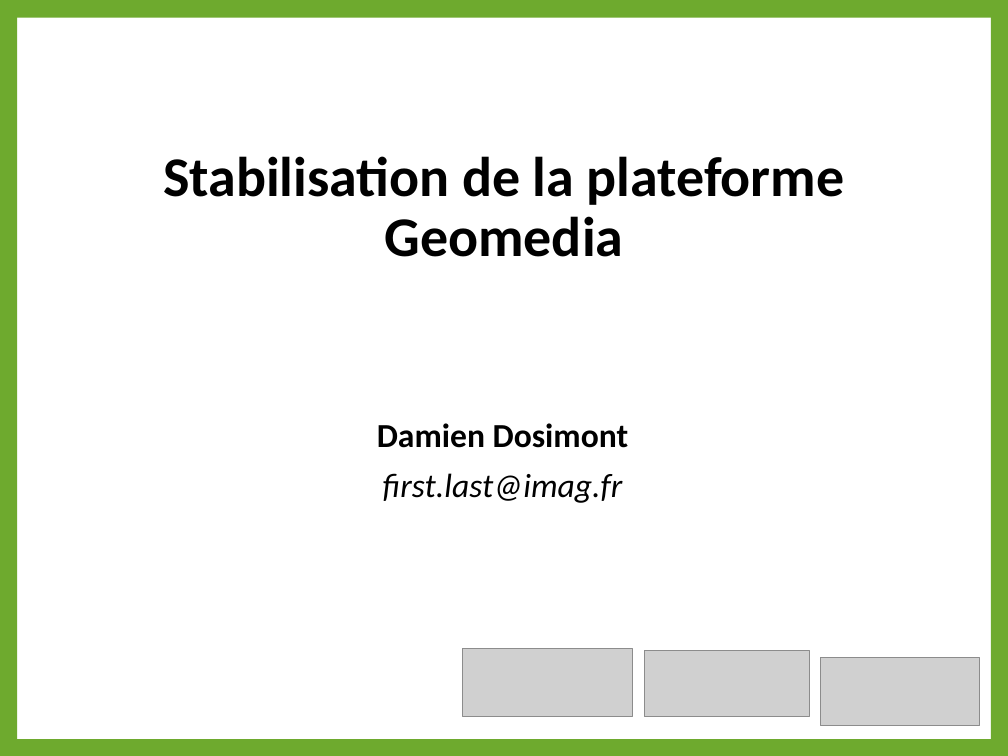
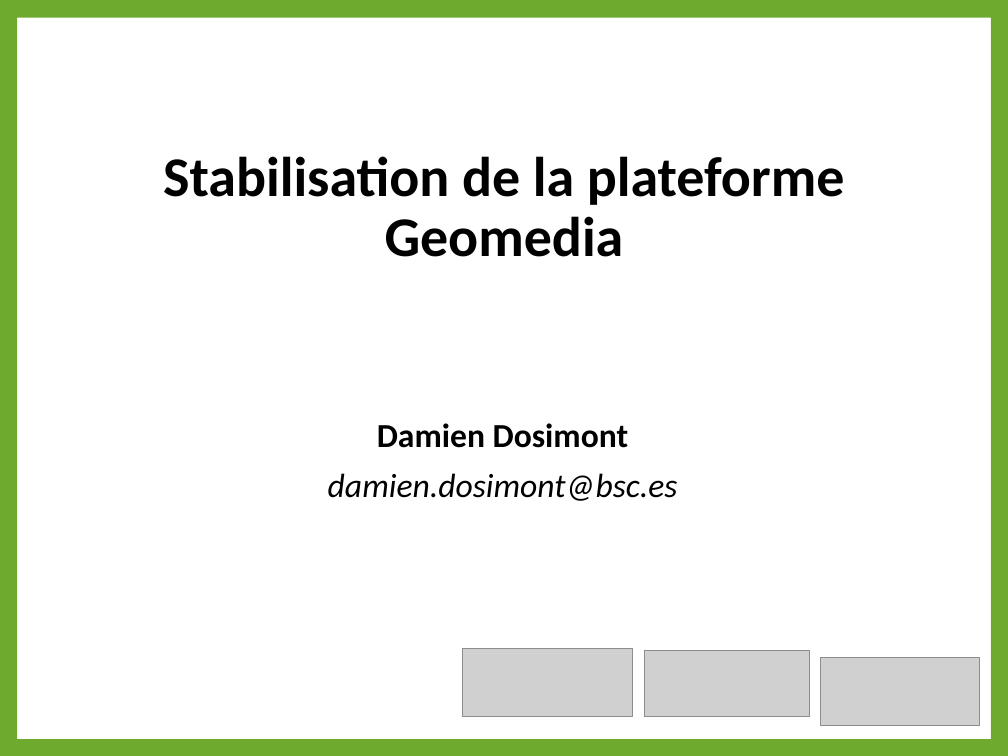
Before and after one commit to dosi-slides/2015_12_geomedia, a slide deck: slide 1 of slides.pptx. Drawn at 1008x756 pixels with LibreOffice and Linux fonts; fonts in the diff are those of the drawing; grey boxes stand for pictures; background and template pictures are left out. Boxes give left, top, right and bottom in pixels: in the first picture for what was removed or moved away, otherwise in the second. Text is boxed around its words. In the diff, an @@ line names an element or a change of style, - is before the commit and + after.

Commit message:
save

```diff
--- a/slides.pptx
+++ b/slides.pptx
@@ subtitle at (x1=328, y1=473, x2=678, y2=501): text changed @@
-first.last@imag.fr
+damien.dosimont@bsc.es
```
